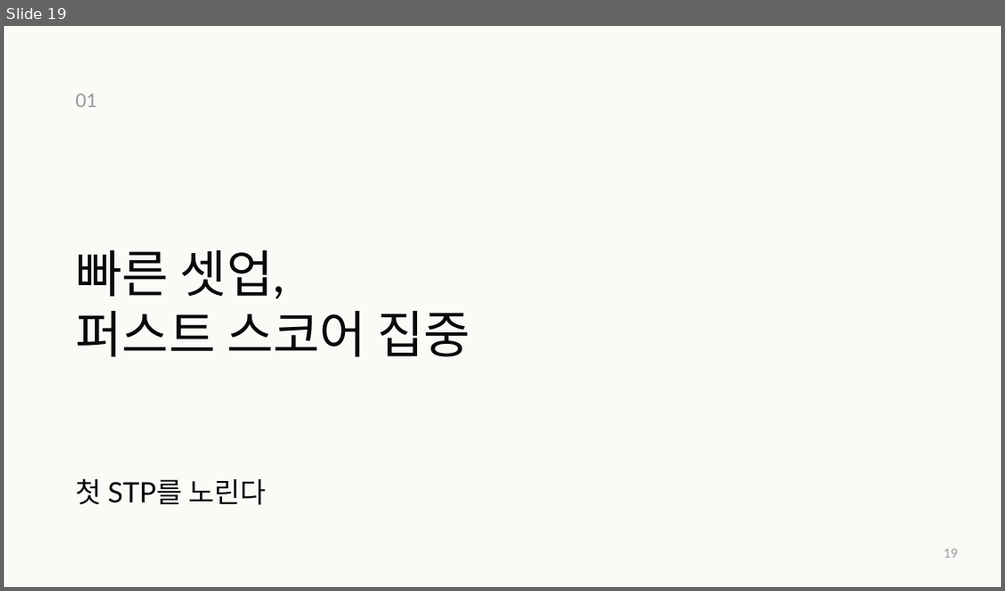
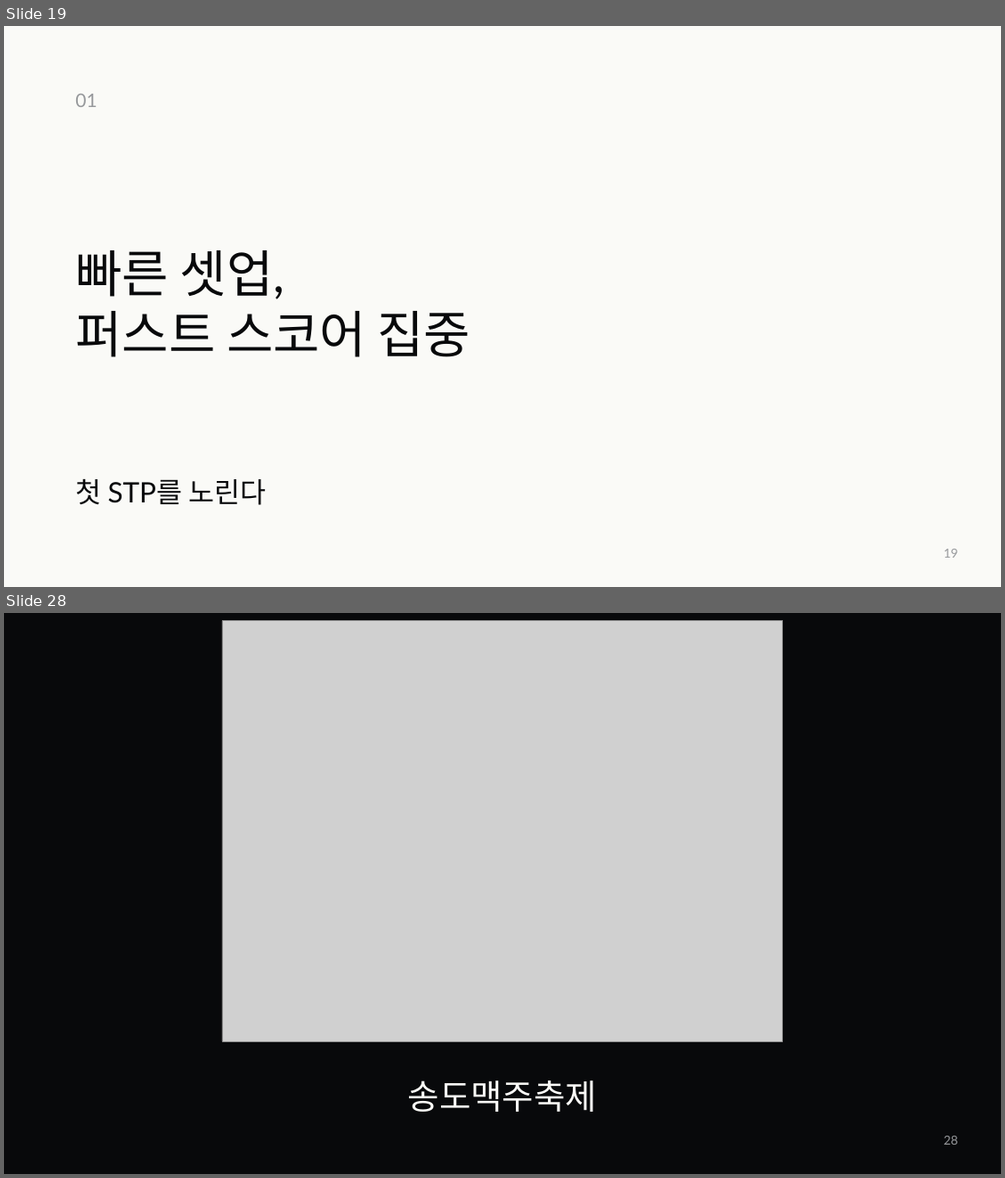
Before and after one commit to jaeyoung5178-bot/Presence, a slide deck: education/mentality/nozero400/NoZero-400Days.pptx. Shown one above the other, each under a label of ours: slide 19 before the commit, slides 19 and 28 after it; the slides between them are not shown. The pictures are 1005x591 and 1005x1178 pixels, drawn with LibreOffice and Linux fonts; fonts in the diff are those of the drawing; grey boxes stand for pictures. Boxes give left, top, right and bottom in pixels: in the first picture for what was removed or moved away, otherwise in the second. Text is boxed around its words. In the diff, an @@ line names an element or a change of style, - is before the commit and + after.

```diff
--- a/education/mentality/nozero400/NoZero-400Days.pptx
+++ b/education/mentality/nozero400/NoZero-400Days.pptx
@@ slide 28 added at (4, 613, 1001, 1174), background #08090B @@
@@ picture added at (222, 620, 783, 1041) @@
@@ text added at (408, 1080, 597, 1111), 33 pt, text #FAFAF7 @@
+송도맥주축제
@@ text added at (944, 1135, 958, 1144), 12 pt, text #96989B @@
+28
```
Also in this commit, not shown: 5 slides changed, 13 other slides added, 12 slides removed, 5 other files.
